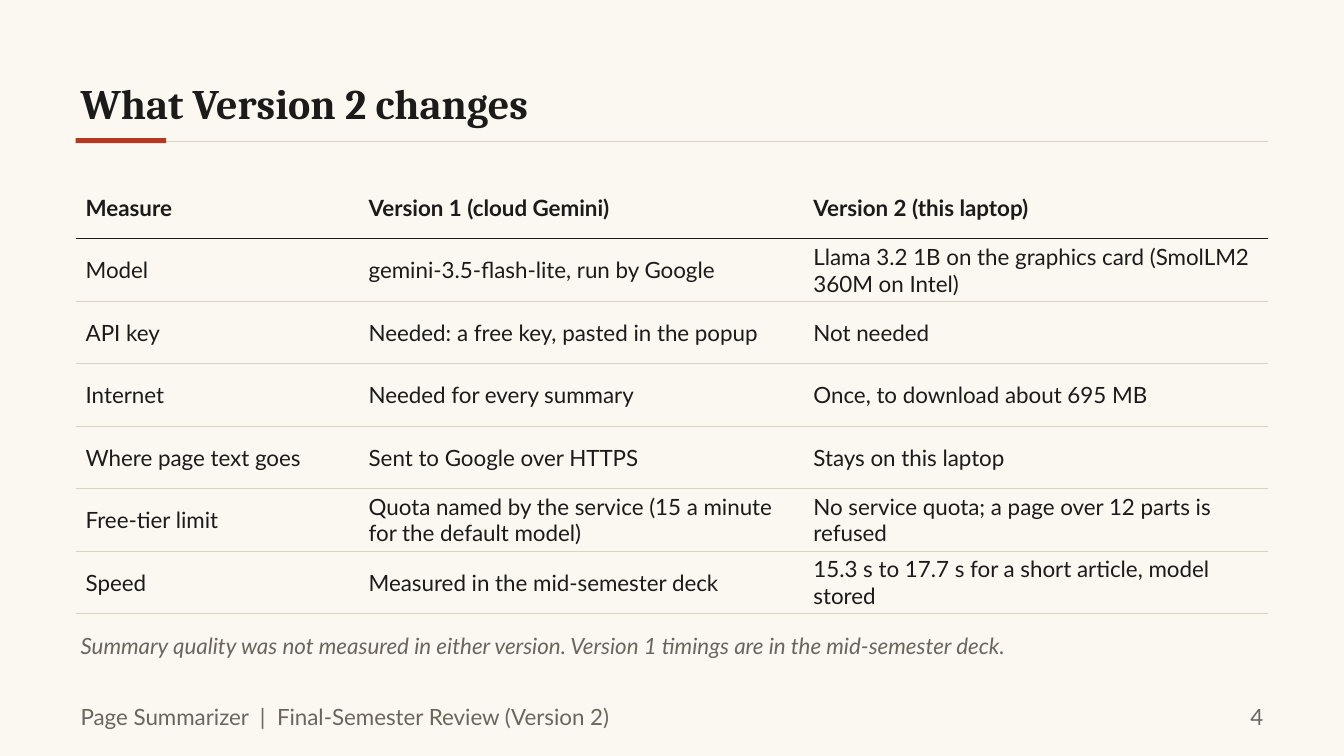
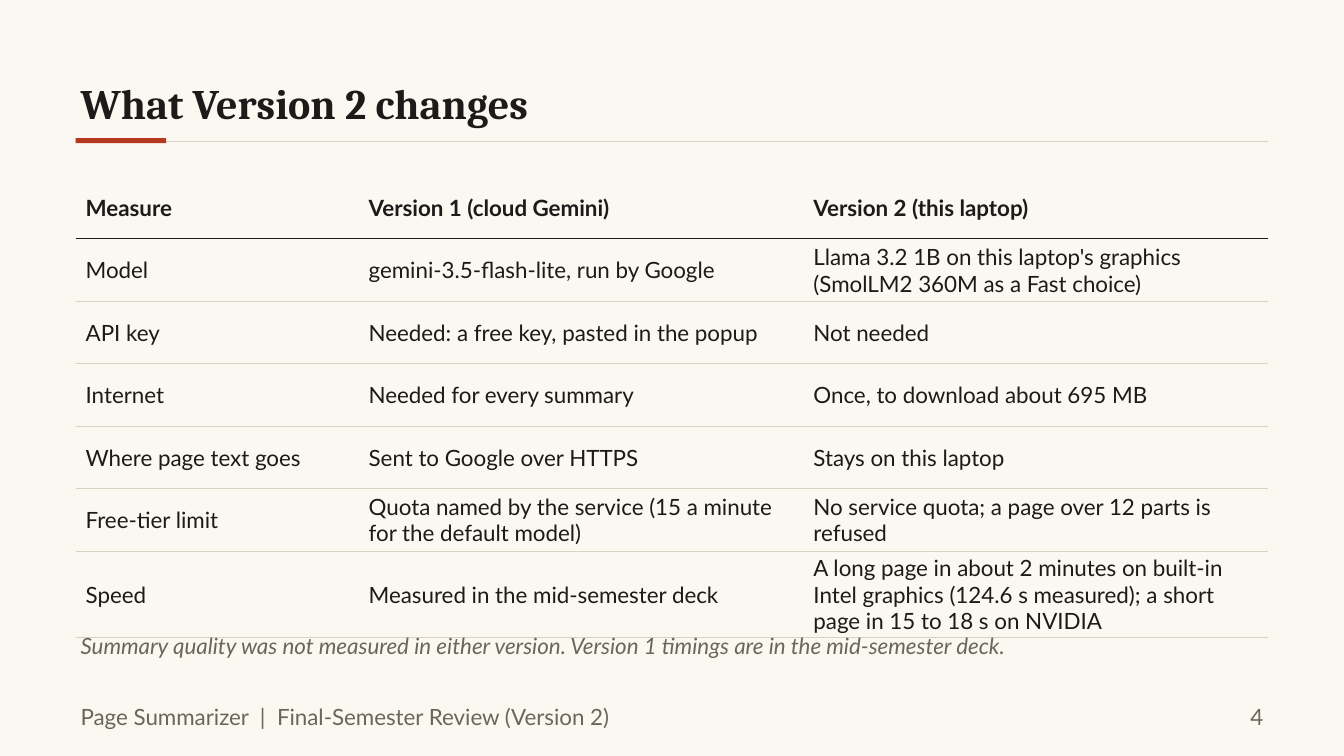
Before and after one commit to Vickey-vijay/DISSCO_web-page-summarizer, a slide deck: slide 4 of finalsem/docs/ppt/FinalSem_Deck.pptx. Drawn at 1344x756 pixels with LibreOffice and Linux fonts; fonts in the diff are those of the drawing. Boxes give left, top, right and bottom in pixels: in the first picture for what was removed or moved away, otherwise in the second. Text is boxed around its words. In the diff, an @@ line names an element or a change of style, - is before the commit and + after.

```diff
--- a/finalsem/docs/ppt/FinalSem_Deck.pptx
+++ b/finalsem/docs/ppt/FinalSem_Deck.pptx
@@ table at [76, 176, 1268, 637] @@
-row 2, column 3: Llama 3.2 1B on the graphics card (SmolLM2 360M on Intel)
+row 2, column 3: Llama 3.2 1B on this laptop's graphics (SmolLM2 360M as a Fast choice)
-row 7, column 3: 15.3 s to 17.7 s for a short article, model stored
+row 7, column 3: A long page in about 2 minutes on built-in Intel graphics (124.6 s measured); a short page in 15 to 18 s on NVIDIA
```
Also in this commit, not shown: 8 other slides changed, 1 slide added, 1 slide removed, 43 other files.
